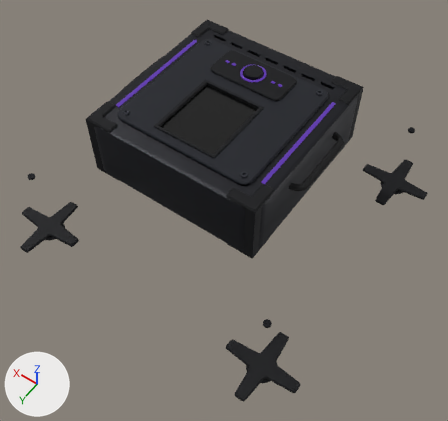
The glTF model gadgets/wall-fortification/wall-fortification-hatch.glb, before and after one commit.
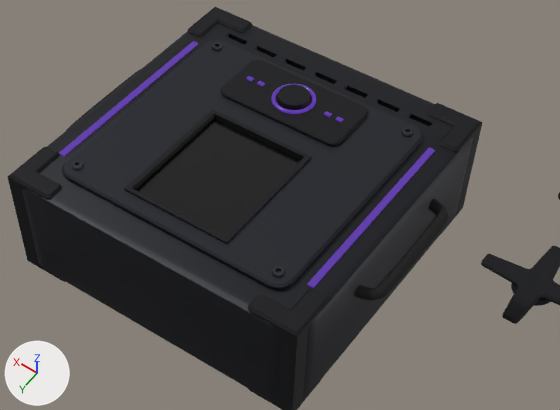
There are two pictures of each version: one whole from a 50 mm lens placed at (-0.832, 1.185, 1.542), pointed at (-0.07, 0.118, -0.135), one close up on the part from 18% to 91% of the width and 4% to 61% of the height. The lights are fixed; the arrows at lower left show +X, +Y and +Z. The first two pictures are the older version. Where no turn or scale is listed for an object, it has been applied to the vertices.

Before the edit, the objects in view are built like this:
```python
mat_led_purple = principled_material('led_purple')
mat_led_purple.base_color = (0.0103, 0.00335, 0.0331)  # dark purple #1a0b33
mat_led_purple.roughness = 0.35
mat_led_purple.emission_color = (0.254, 0.0742, 1.0)  # purple #8a4dff
mat_led_purple.emission_strength = 0.35
me_mesh_4 = bpy.data.meshes.new('Mesh_4')
me_mesh_4.from_pydata(...)  # 400 vertices, 796 faces; spans x -0.133..0.133, y -0.203..-0.077, z 0.241..0.251
me_mesh_4.materials.append(mat_black_steel)  # black #111216
me_mesh_6 = bpy.data.meshes.new('Mesh_6')
me_mesh_6.from_pydata(...)  # a torus around z (ring radius 0.038, tube radius 0.004) spanning x -0.042..0.042, y -0.182..-0.098, z 0.248..0.256
me_mesh_6.materials.append(mat_led_purple)  # dark purple #1a0b33, glowing purple #8a4dff
me_mesh_7 = bpy.data.meshes.new('Mesh_7')
me_mesh_7.from_pydata(...)  # 32 vertices, 48 faces; spans x -0.106..0.106, y -0.144..-0.136, z 0.251..0.254
me_mesh_7.materials.append(mat_led_purple)  # dark purple #1a0b33, glowing purple #8a4dff
me_mesh_8 = bpy.data.meshes.new('Mesh_8')
me_mesh_8.from_pydata(...)  # 16 vertices, 24 faces; spans x -0.274..0.274, y -0.19..0.21, z 0.229..0.233
me_mesh_8.materials.append(mat_led_purple)  # dark purple #1a0b33, glowing purple #8a4dff
ob_confirm_ring = bpy.data.objects.new('confirm_ring', me_mesh_6)
ob_confirm_ring.location = (0.0, 0.0, 0.0)
ob_control_plate = bpy.data.objects.new('control_plate', me_mesh_4)
ob_control_plate.location = (0.0, 0.0, 0.0)
ob_core_led = bpy.data.objects.new('core_led', me_mesh_8)
ob_core_led.location = (0.0, 0.0, 0.0)
ob_status_pips = bpy.data.objects.new('status_pips', me_mesh_7)
ob_status_pips.location = (0.0, 0.0, 0.0)
# also in view: 'handle_left' at (-0.325, 0.0, 0.17); 'confirm_cap' at (0.0, -0.14, 0.253); 'control_screen_frame' at (0.0, 0.095, 0.237); 'control_screen' at (0.0, 0.095, 0.236); 'star_plate.002' at (-0.46, -0.46, -0.272)
```
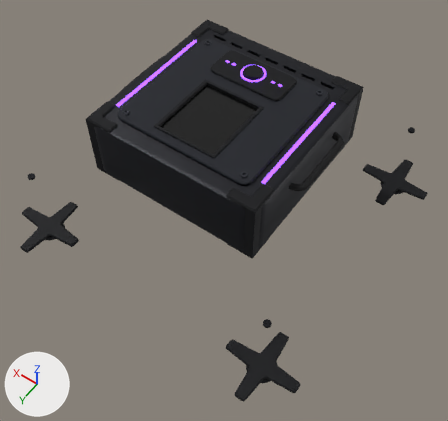
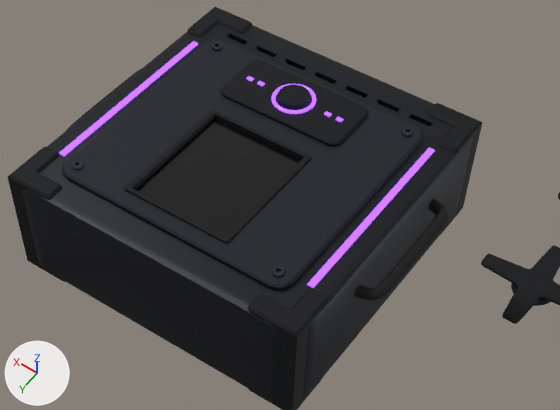
Where the change shows, as pixel boxes (x1, y1, x2, y2) in the close-ups (560 x 410 px):
'core_led', surface changed: (59, 41, 435, 288) in both
'confirm_ring', surface changed (lighter): (271, 84, 316, 114) in both
'status_pips', surface changed: (246, 76, 343, 122) in both

What the commit changed:
In material 'led_purple' (mat_led_purple), emission_strength goes from 0.35 to 2.6.
